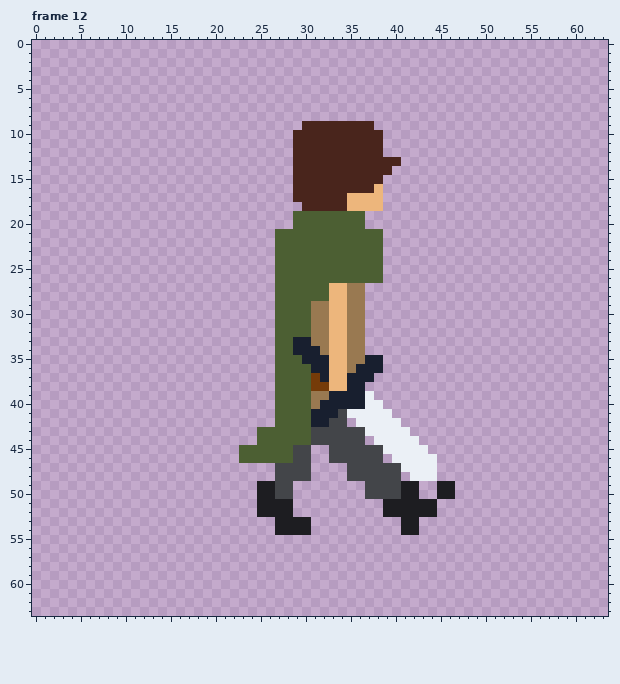
Edited in one commit: pixel-art file (Assets/asprite/PlayerStage1.aseprite). This is how it looked before the edit.
64x64 pixels, 16 frames. Shown: frame 12. The commit also changed other frames, which this record leaves out.
And afterwards:
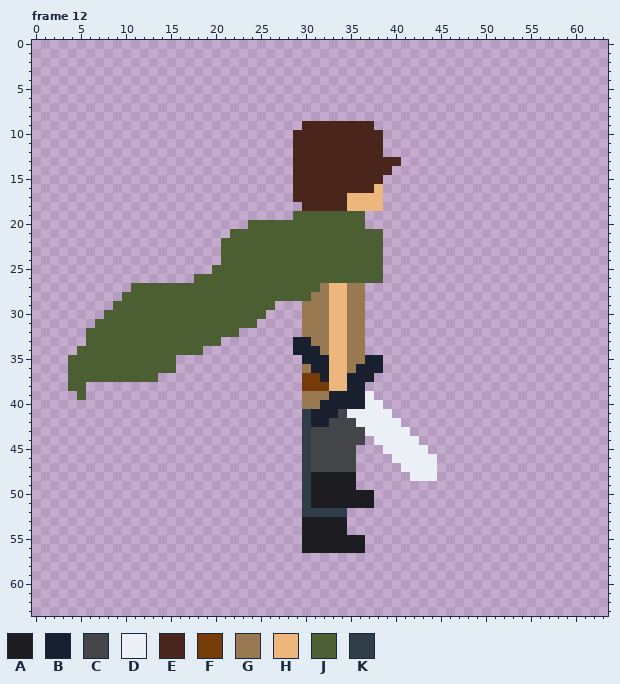
Palette (. is transparent): A #1d1d21  B #181f2f  C #434549  D #ebf0f6  E #49251c  F #753b09  G #997951  H #edb67c  J #4c5f33  K #2e3d47
Edits made:
--- frame 12
@@ x 0..63 @@
 19 .............................JJJJJJJJ...........................
-20 .............................JJJJJJJJ...........................
-21 ...........................JJJJJJJJJJJJ.........................
-22 ...........................JJJJJJJJJJJJ.........................
-23 ...........................JJJJJJJJJJJJ.........................
-24 ...........................JJJJJJJJJJJJ.........................
-25 ...........................JJJJJJJJJJJJ.........................
-26 ...........................JJJJJJJJJJJJ.........................
-27 ...........................JJJJJJHHGG...........................
-28 ...........................JJJJJJHHGG...........................
-29 ...........................JJJJGGHHGG...........................
-30 ...........................JJJJGGHHGG...........................
-31 ...........................JJJJGGHHGG...........................
-32 ...........................JJJJGGHHGG...........................
-33 ...........................JJBBGGHHGG...........................
-34 ...........................JJBBBGHHGG...........................
-35 ...........................JJJBBBHHGGBB.........................
-36 ...........................JJJJBBHHGBBB.........................
-37 ...........................JJJJFBHHBBB..........................
-38 ...........................JJJJFFHHBB...........................
-39 ...........................JJJJGGBBBBD..........................
-40 ...........................JJJJGBBBBBDD.........................
-41 ...........................JJJJBBBCDDDDD........................
-42 ...........................JJJJBBCC.DDDDD.......................
-43 .........................JJJJJJCCCCCCDDDDD......................
-44 .........................JJJJJJCCCCCC.DDDDD.....................
-45 .......................JJJJJJCC..CCCCCCDDDDD....................
-46 .......................JJJJJJCC..CCCCCC.DDDDD...................
-47 ...........................CCCC....CCCCCCDDDD...................
-48 ...........................CCCC....CCCCCC.DDD...................
-49 .........................AACC........CCCCAA..AA.................
-50 .........................AACC........CCCCAA..AA.................
-51 .........................AAAA..........AAAAAA...................
-52 .........................AAAA..........AAAAAA...................
-53 ...........................AAAA..........AA.....................
-54 ...........................AAAA..........AA.....................
-55 ................................................................
-56 ................................................................
+20 ........................JJJJJJJJJJJJJ...........................
+21 ......................JJJJJJJJJJJJJJJJJ.........................
+22 .....................JJJJJJJJJJJJJJJJJJ.........................
+23 .....................JJJJJJJJJJJJJJJJJJ.........................
+24 .....................JJJJJJJJJJJJJJJJJJ.........................
+25 ....................JJJJJJJJJJJJJJJJJJJ.........................
+26 ..................JJJJJJJJJJJJJJJJJJJJJ.........................
+27 ...........JJJJJJJJJJJJJJJJJJJJJGHHGG...........................
+28 ..........JJJJJJJJJJJJJJJJJJJJJGGHHGG...........................
+29 .........JJJJJJJJJJJJJJJJJJ...GGGHHGG...........................
+30 ........JJJJJJJJJJJJJJJJJJ....GGGHHGG...........................
+31 .......JJJJJJJJJJJJJJJJJJ.....GGGHHGG...........................
+32 ......JJJJJJJJJJJJJJJJJ.......GGGHHGG...........................
+33 ......JJJJJJJJJJJJJJJ........BBGGHHGG...........................
+34 .....JJJJJJJJJJJJJJ..........BBBGHHGG...........................
+35 ....JJJJJJJJJJJJ..............BBBHHGGBB.........................
+36 ....JJJJJJJJJJJJ..............GBBHHGBBB.........................
+37 ....JJJJJJJJJJ................FFBHHBBB..........................
+38 ....JJ........................FFFHHBB...........................
+39 .....J........................GGGBBBBD..........................
+40 ..............................GGBBBBBDD.........................
+41 ..............................KBBBCDDDDD........................
+42 ..............................KBBCCCDDDDD.......................
+43 ..............................KCCCCCCDDDDD......................
+44 ..............................KCCCCCC.DDDDD.....................
+45 ..............................KCCCCC...DDDDD....................
+46 ..............................KCCCCC....DDDDD...................
+47 ..............................KCCCCC.....DDDD...................
+48 ..............................KAAAAA......DDD...................
+49 ..............................KAAAAA............................
+50 ..............................KAAAAAAA..........................
+51 ..............................KAAAAAAA..........................
+52 ..............................KKKKK.............................
+53 ..............................AAAAA.............................
+54 ..............................AAAAA.............................
+55 ..............................AAAAAAA...........................
+56 ..............................AAAAAAA...........................
 57 ................................................................
